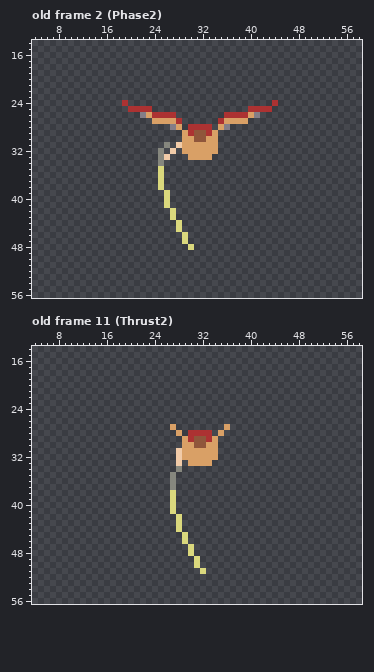
A pixel-art file gets an edit: Art/Scenes/Boss/BossSprite.aseprite. Above is the file before it was changed.
64x64 pixels, 42 frames. Colours within 5 levels of each other are drawn and written as one. Shown: old frame 2 (Phase2): x 4..58, y 14..56; old frame 11 (Thrust2): x 4..58, y 14..56. The commit also changed other frames, which this record leaves out.
After the commit:
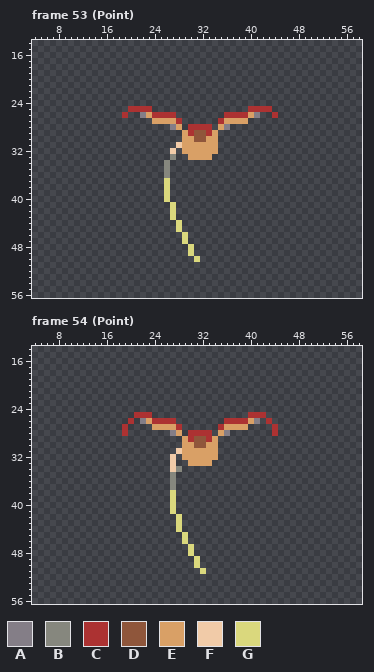
Palette (. is transparent): A #847e87  B #86877e  C #ac3232  D #8f563b  E #d9a066  F #f1cba8  G #dad87d
A new or re-ordered frame is compared with the old frame closest to it.
The exact change:
frames 42 -> 76
Frame 53 (Point) is new; against old frame 2 (Phase2), layer "Layer 1":
y 24: x 19 C -> .; x 44 C -> .
y 26: x 19 . -> C; x 44 . -> C
y 31: x 26 B -> .
y 32: x 25 B -> .
y 33: x 25..27 BF. -> ..B
y 34: x 25..26 B. -> .B
y 35..36: x 25..26 G. -> .B
y 37..38: x 25..26 G. -> .G
y 41: x 26..27 G. -> .G
y 49: x 30 . -> G
y 50: x 31 . -> G
Frame 54 (Point) is new; against old frame 11 (Thrust2), layer "Layer 1":
y 25: x 21..23 ... -> CCC; x 40..42 ... -> CCC
y 26: x 20 . -> C; x 22..27 ...... -> AECCCC; x 36..41 ...... -> CCCCEA; x 43 . -> C
y 27: x 19 . -> C; x 24..26 ... -> EEE; x 28 . -> C; x 35 . -> C; x 37..39 ... -> EEE; x 44 . -> C
y 28: x 19 . -> C; x 27 . -> A; x 36 . -> A; x 44 . -> C
y 32..33: x 27..28 .F -> F.
y 34: x 27 . -> F
Changed places in both pictures, as pixel boxes (x1, y1, x2, y2):
changed: (122, 100, 128, 118)
changed: (272, 100, 278, 118)
changed: (158, 142, 176, 208)
added: (188, 250, 200, 262)
added: (122, 412, 182, 436)
added: (218, 412, 278, 436)
changed: (170, 454, 182, 472)
